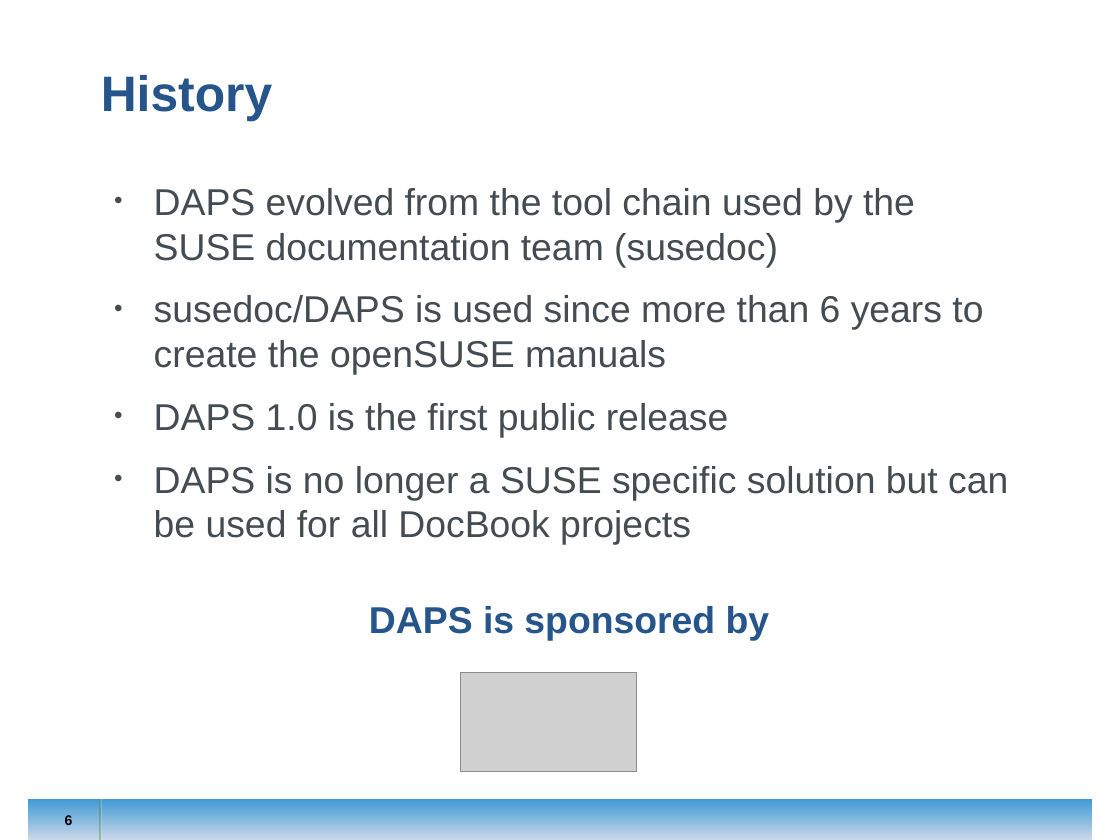
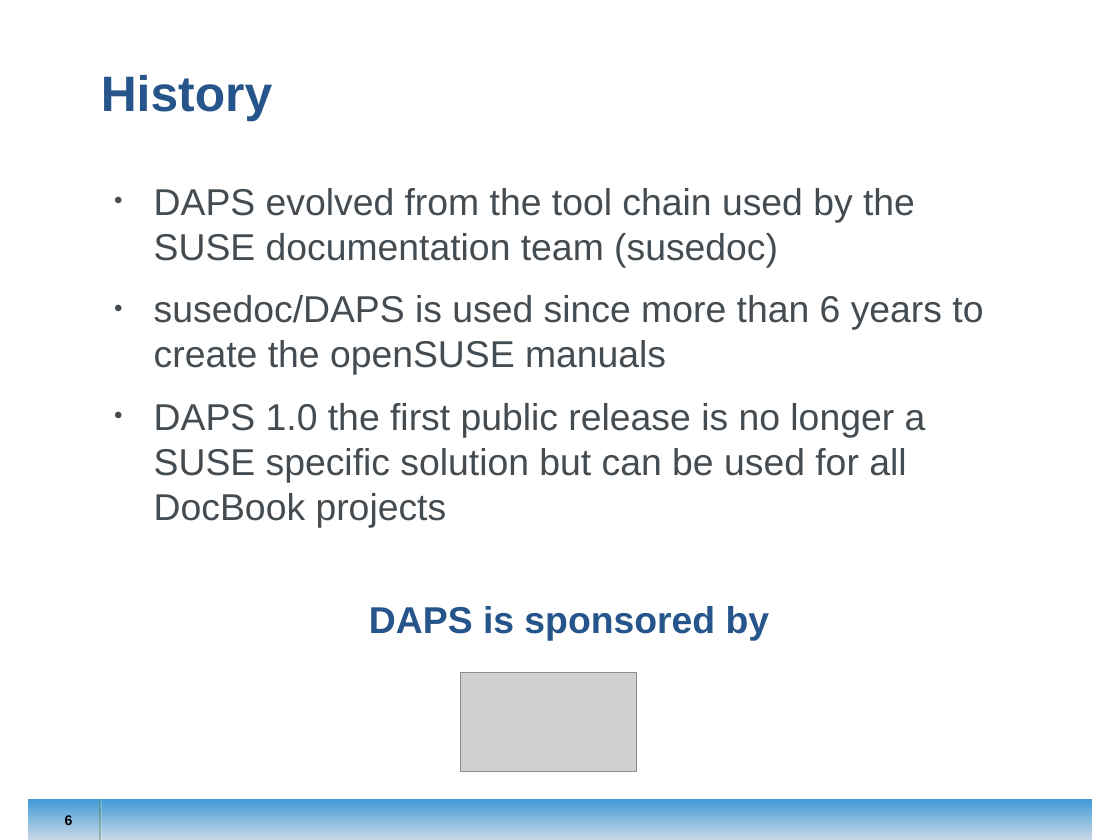
Before and after one commit to openSUSE/daps, a slide deck: slide 6 of doc/presentation/daps_linuxtag_2012.odp. Drawn at 1120x840 pixels with LibreOffice and Linux fonts; fonts in the diff are those of the drawing; grey boxes stand for pictures; background and template pictures are left out. Boxes give left, top, right and bottom in pixels: in the first picture for what was removed or moved away, otherwise in the second. Text is boxed around its words. In the diff, an @@ line names an element or a change of style, - is before the commit and + after.

```diff
--- a/doc/presentation/daps_linuxtag_2012.odp
+++ b/doc/presentation/daps_linuxtag_2012.odp
@@ text at (154,403,926,527): text changed @@
-• DAPS 1.0 is the first public release
-• DAPS is no longer a SUSE specific solution but can be used for all DocBook projects
+• DAPS 1.0 the first public release is no longer a SUSE specific solution but can be used for all DocBook projects
```
Also in this commit, not shown: 4 other slides changed.
